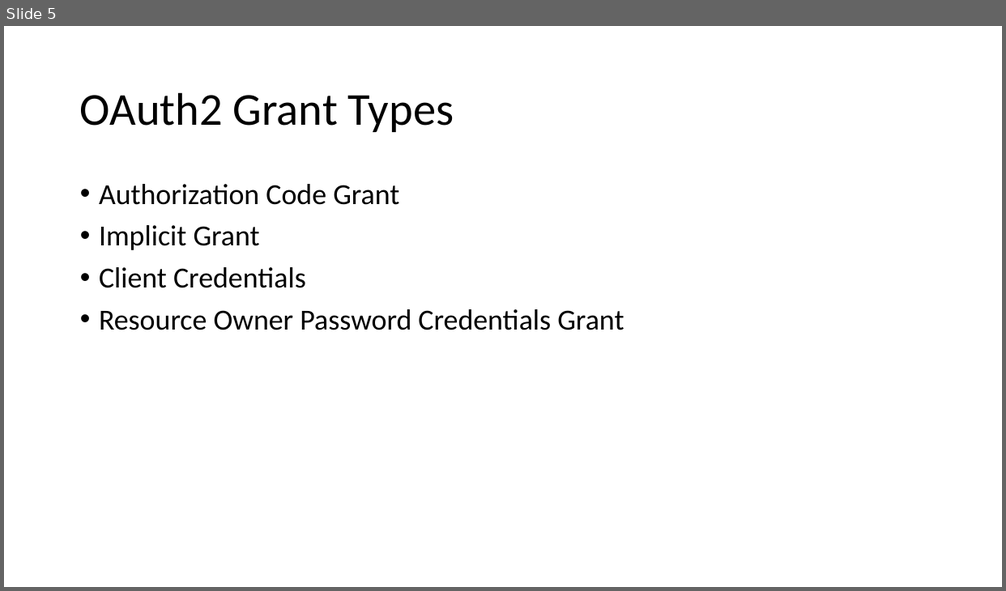
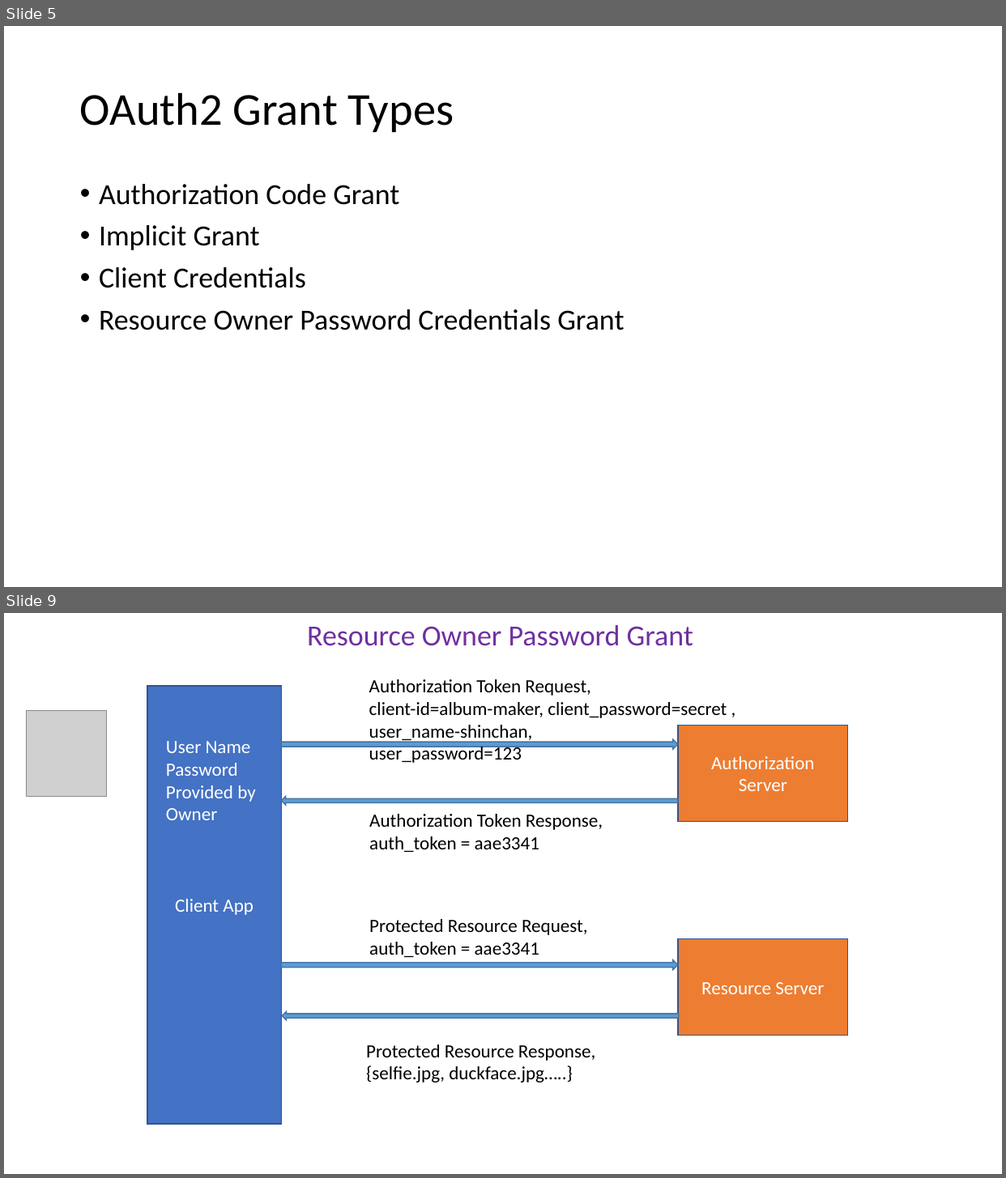
Before and after one commit to balajivijayan/oauth2, a slide deck: OAuth2.pptx. Shown one above the other, each under a label of ours: slide 5 before the commit, slides 5 and 9 after it; the slides between them are not shown. The pictures are 1006x591 and 1006x1178 pixels, drawn with LibreOffice and Linux fonts; fonts in the diff are those of the drawing; grey boxes stand for pictures. Boxes give left, top, right and bottom in pixels: in the first picture for what was removed or moved away, otherwise in the second. Text is boxed around its words. In the diff, an @@ line names an element or a change of style, - is before the commit and + after.

```diff
--- a/OAuth2.pptx
+++ b/OAuth2.pptx
@@ slide 9 added at (x1=4, y1=613, x2=1002, y2=1174), background #FFFFFF @@
@@ text added at (x1=307, y1=625, x2=693, y2=646), 28 pt, text #7030A0 @@
+Resource Owner Password Grant
@@ text added at (x1=369, y1=679, x2=727, y2=763), 18 pt, text #000000 @@
+Authorization Token Request,
+client-id=album-maker, client_password=secret ,
+user_name-shinchan,
+user_password=123
@@ rectangle added at (x1=147, y1=686, x2=281, y2=1123), fill #4472C4, outline #325491 1 pt, 18 pt, text #FFFFFF @@
+Client App
@@ picture added at (x1=27, y1=710, x2=107, y2=796) @@
@@ rectangle added at (x1=678, y1=726, x2=848, y2=822), fill #ED7D31, outline #325491 1 pt, 18 pt, text #FFFFFF @@
+Authorization Server
@@ text added at (x1=166, y1=741, x2=255, y2=820), 18 pt, text #FFFFFF @@
+User Name
+Password
+Provided by
+Owner
@@ right arrow added at (x1=281, y1=739, x2=678, y2=749), fill #5B9BD5, outline #43739E 1 pt @@
@@ left arrow added at (x1=281, y1=796, x2=678, y2=806), fill #5B9BD5, outline #43739E 1 pt @@
@@ text added at (x1=369, y1=814, x2=603, y2=852), 18 pt, text #000000 @@
+Authorization Token Response,
+auth_token = aae3341
@@ text added at (x1=369, y1=919, x2=588, y2=957), 18 pt, text #000000 @@
+Protected Resource Request,
+auth_token = aae3341
@@ rectangle added at (x1=678, y1=939, x2=848, y2=1036), fill #ED7D31, outline #325491 1 pt, 18 pt, text #FFFFFF @@
+Resource Server
@@ right arrow added at (x1=281, y1=960, x2=678, y2=970), fill #5B9BD5, outline #43739E 1 pt @@
@@ left arrow added at (x1=282, y1=1012, x2=679, y2=1021), fill #5B9BD5, outline #43739E 1 pt @@
@@ text added at (x1=366, y1=1045, x2=595, y2=1083), 18 pt, text #000000 @@
+Protected Resource Response,
+{selfie.jpg, duckface.jpg…..}
```
Also in this commit, not shown: 3 slides changed, 3 other slides added.
